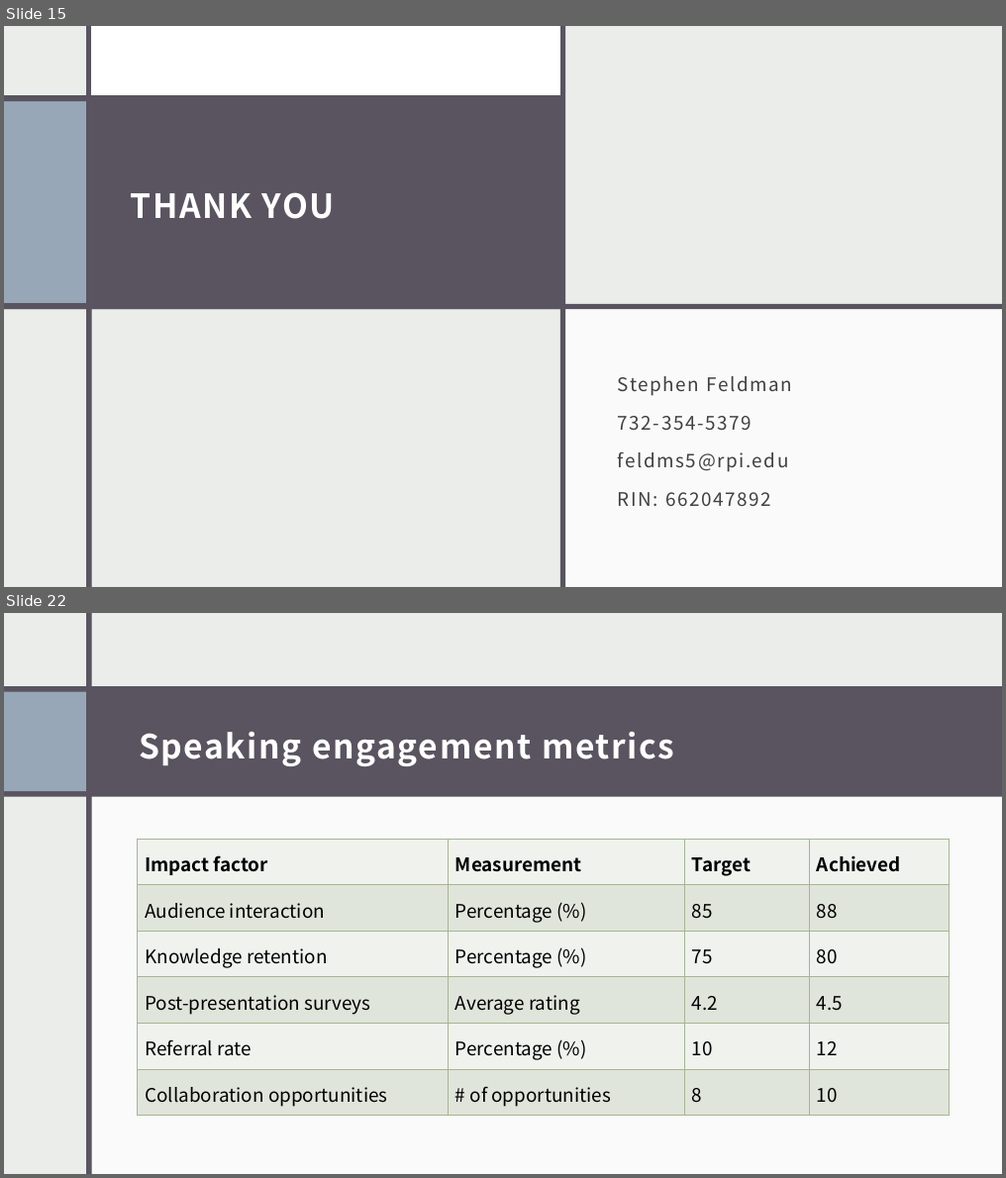
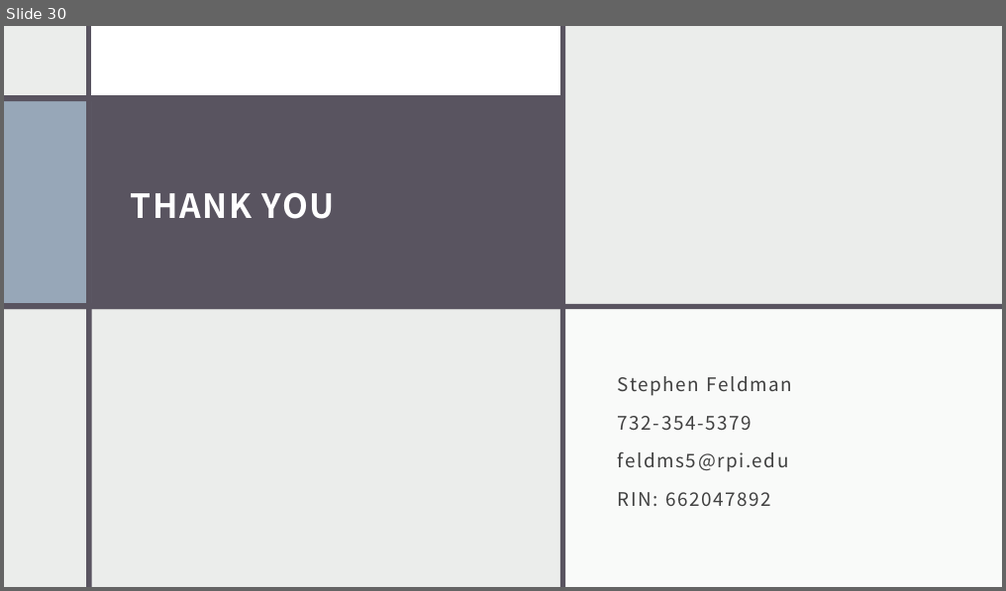
Before and after one commit to sfeldmanMIG25/Feldman-Investigating_Tour_Length_Estimators_to_Solve_Vehicle_Routing_Problem, a slide deck: Documents/Feldman_VRP_Thesis_Presentation.pptx. Shown one above the other, each under a label of ours: slides 15 and 22 before the commit, slide 30 after it; the slides between them are not shown. The pictures are 1006x1178 and 1006x591 pixels, drawn with LibreOffice and Linux fonts; fonts in the diff are those of the drawing. Boxes give left, top, right and bottom in pixels: in the first picture for what was removed or moved away, otherwise in the second. Text is boxed around its words. In the diff, an @@ line names an element or a change of style, - is before the commit and + after.

```diff
--- a/Documents/Feldman_VRP_Thesis_Presentation.pptx
+++ b/Documents/Feldman_VRP_Thesis_Presentation.pptx
@@ slide 22 removed at (4, 613, 1002, 1174), background #EBEDEB; not listed: 3 template elements that a slide beside it also shows @@
@@ rectangle removed at (4, 613, 1002, 1174) @@
@@ rectangle removed at (4, 686, 1002, 796) @@
@@ rectangle removed at (4, 691, 86, 791) @@
@@ title removed at (139, 732, 674, 766) @@
-Speaking engagement metrics
@@ rectangle removed at (89, 787, 1002, 1174) @@
@@ table removed at (138, 839, 949, 1116), 6 rows, 4 columns @@
-Impact factor | Measurement | Target | Achieved
-Audience interaction | Percentage (%) | 85 | 88
-Knowledge retention | Percentage (%) | 75 | 80
-Post-presentation surveys | Average rating | 4.2 | 4.5
-Referral rate | Percentage (%) | 10 | 12
-Collaboration opportunities | # of opportunities | 8 | 10
@@ what was slide 15 is now slide 30 @@
```
Also in this commit, not shown: 9 slides changed, 16 slides added, 7 other slides removed, 3 other files.
